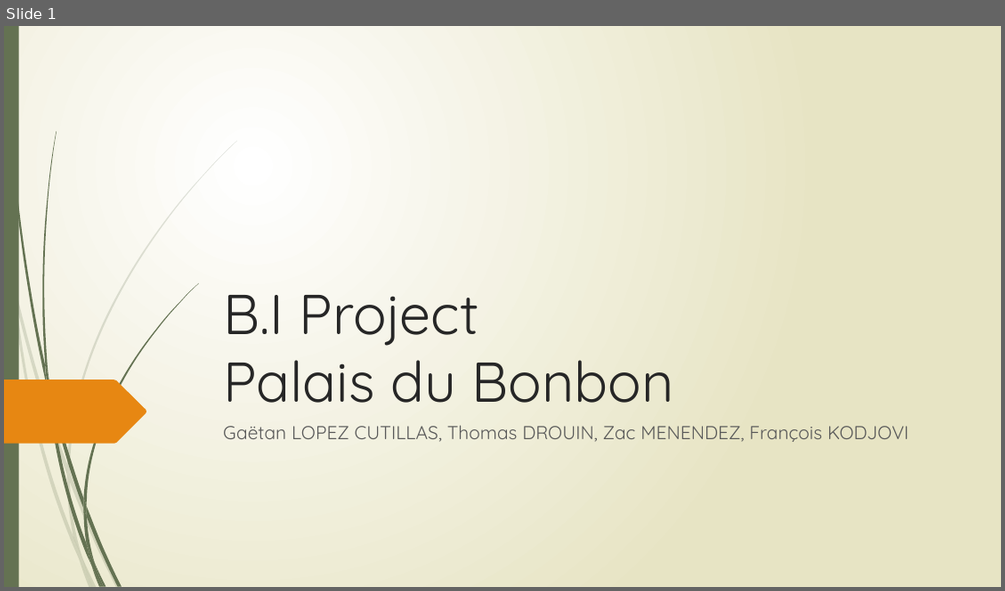
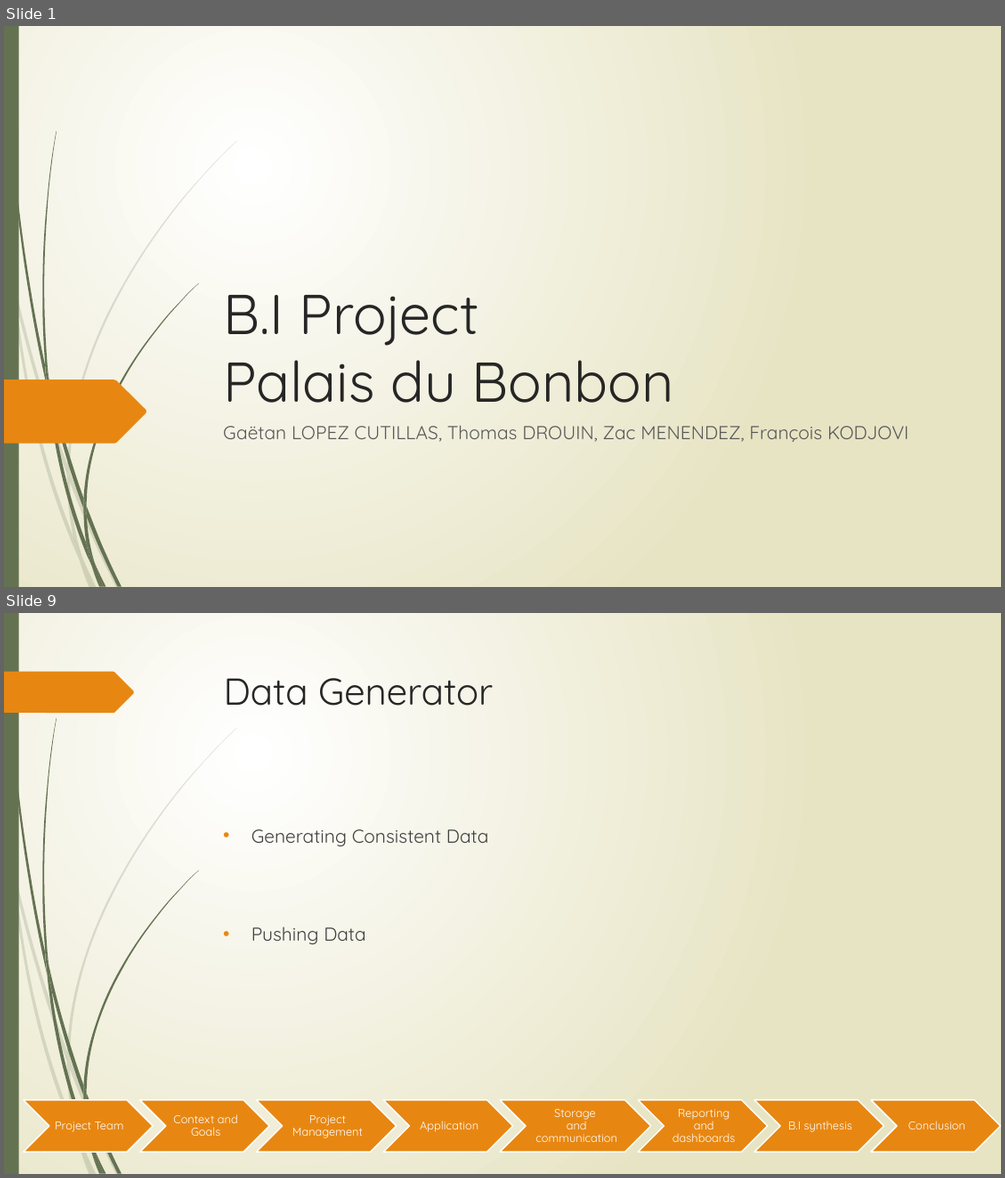
Before and after one commit to Gaetan90/ProjetBI, a slide deck: Projet BI.pptx. Shown one above the other, each under a label of ours: slide 1 before the commit, slides 1 and 9 after it; the slides between them are not shown. The pictures are 1005x591 and 1005x1178 pixels, drawn with LibreOffice and Linux fonts; fonts in the diff are those of the drawing. Boxes give left, top, right and bottom in pixels: in the first picture for what was removed or moved away, otherwise in the second. Text is boxed around its words. In the diff, an @@ line names an element or a change of style, - is before the commit and + after.

```diff
--- a/Projet BI.pptx
+++ b/Projet BI.pptx
@@ slide 9 added at (4, 613, 1001, 1174), background gradient #FFFFFF to #E8E6C4; not listed: 23 template elements that a slide beside it also shows @@
@@ freeform shape added at (4, 672, 134, 713), fill #E78712 @@
@@ title added at (224, 678, 493, 706), 36 pt, text #262626 @@
+Data Generator
@@ text added at (251, 829, 489, 944), 18 pt, text #404040 @@
+• Generating Consistent Data
+• Pushing Data
@@ group added at (24, 1100, 1000, 1151): 8 chevrons, 8 texts @@
+Project Team
+Context and Goals
+Project Management
+Application
+Storage
+and communication
+Reporting and dashboards
+B.I synthesis
+Conclusion
```
Also in this commit, not shown: 5 slides changed, 9 other slides added, 4 slides removed.
